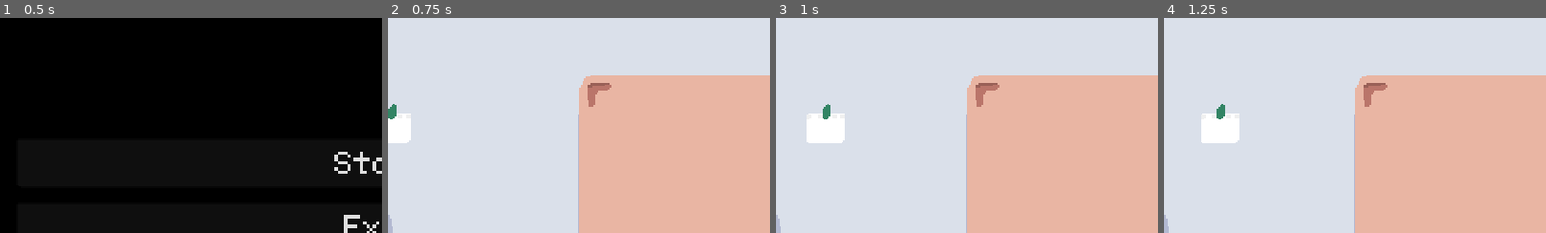
Above: before the commit, frames 1-4 (left to right).
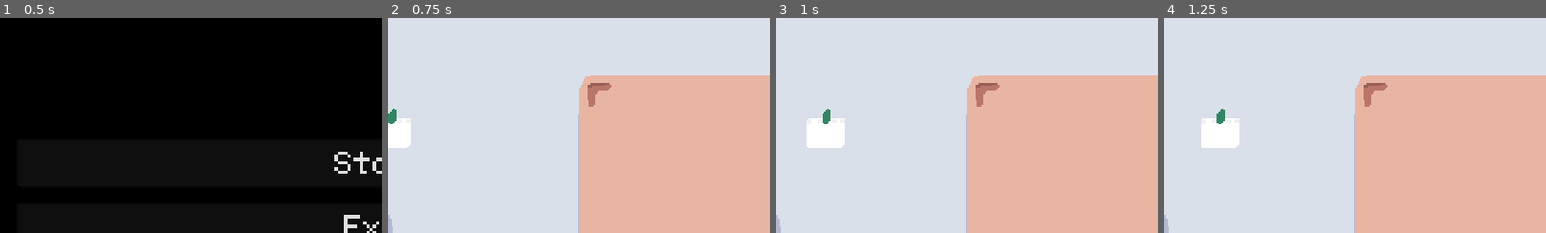
Above: after the commit, the same moments.

Repository: martindzejky/pizza-game
Game: Godot game, scene res://scenes/start.tscn
Same seed, same stepped clock (60 frames per second), same inputs: the game is played once before the commit and once after it.
Inputs:
- Up to frame 1 (0.5 s): no input
- Up to frame 2 (0.75 s): click "Start" at 0.5 s
- Up to frame 3 (1 s): no input
- Up to frame 4 (1.25 s): no input
The pictures show only the part of the screen within x 0-50%, y 33-83%; the shares and areas given below are measured in that part.

Frame 1 is identical in both runs. In frame 2, 0.3% of the frame differs, in the area x 0-6%, y 40-61%; in frame 3, 0.4%; in frame 4, 0.4%, in the area x 9-20%, y 40-61%.

Commit message:
less spread on y axis

Diff:
--- a/objects/orders/order.gd
+++ b/objects/orders/order.gd
@@ -23,7 +23,7 @@
 
     var x = -20
     var newX = 20 + randf() * 30
-    var y = -80 + randf() * 160
+    var y = -70 + randf() * 140
     var time = 0.2 + randf() * 0.4
 
     var tween := create_tween()
